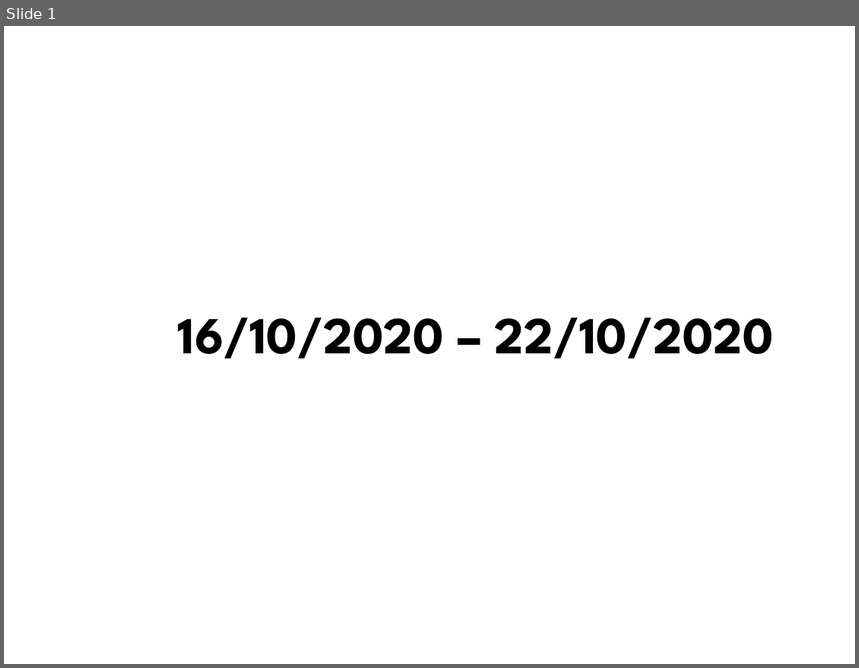
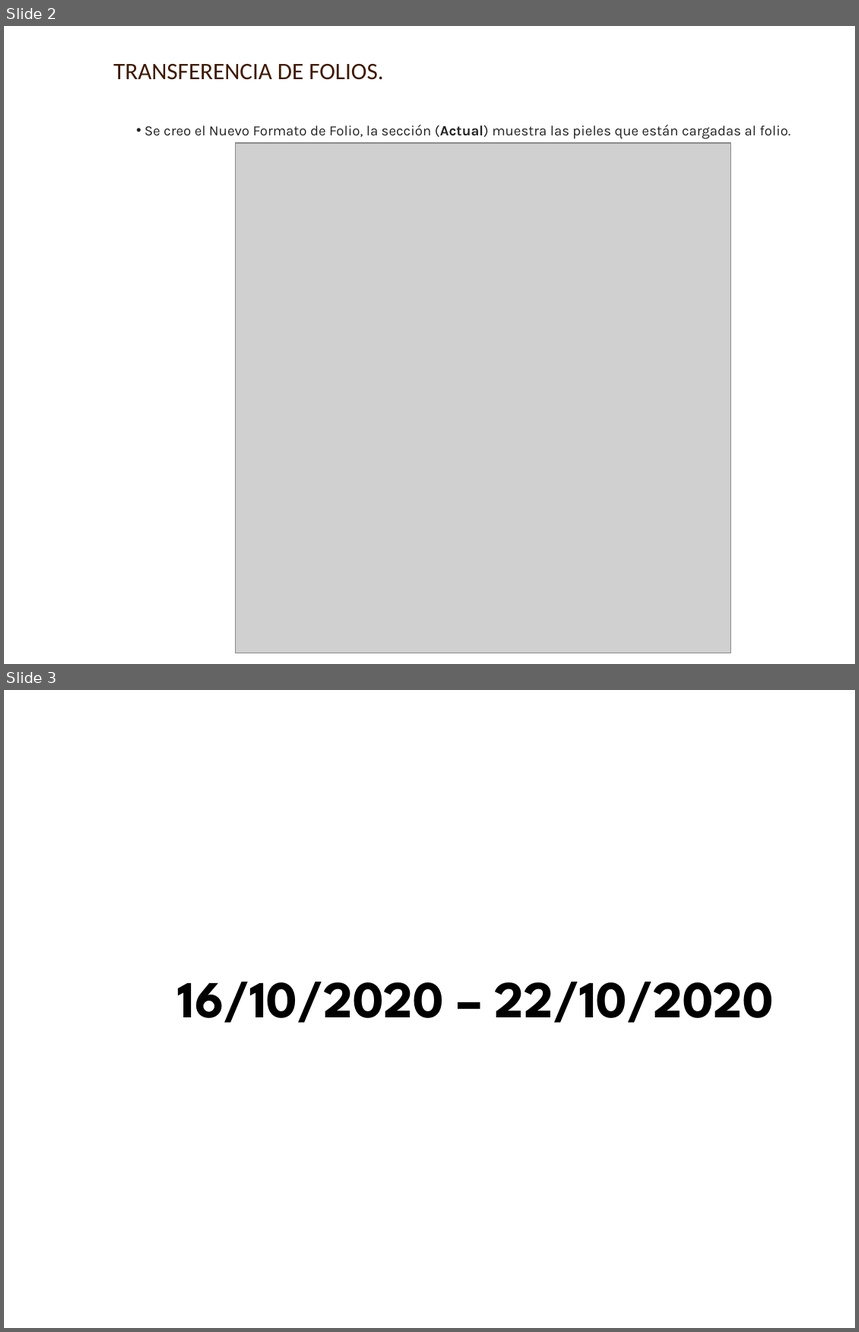
Before and after one commit to AXDELAROSA/CLASIFICACION_PIELES, a slide deck: Scripts_R100_Materiales/Folios_Transaccion/Docs/IT_DEV_FOLIOS_22102020.pptx. Shown one above the other, each under a label of ours: slide 1 before the commit, slides 2 and 3 after it. The pictures are 859x668 and 859x1332 pixels, drawn with LibreOffice and Linux fonts; fonts in the diff are those of the drawing; grey boxes stand for pictures; background and template pictures are left out. Boxes give left, top, right and bottom in pixels: in the first picture for what was removed or moved away, otherwise in the second. Text is boxed around its words. In the diff, an @@ line names an element or a change of style, - is before the commit and + after.

Commit message:
CAMBIOS POR IMPORTACION DE PIELES 15032021

```diff
--- a/Scripts_R100_Materiales/Folios_Transaccion/Docs/IT_DEV_FOLIOS_22102020.pptx
+++ b/Scripts_R100_Materiales/Folios_Transaccion/Docs/IT_DEV_FOLIOS_22102020.pptx
@@ slide 2 added at <box>4,26,855,664</box>, background picture (left out) @@
@@ text added at <box>113,63,383,80</box>, 20 pt, text #3F1900 @@
+TRANSFERENCIA DE FOLIOS.
@@ text added at <box>145,125,791,139</box>, 12 pt, text #222222 @@
+• Se creo el Nuevo Formato de Folio, la sección (Actual) muestra las pieles que están cargadas al folio.
@@ picture added at <box>236,144,732,655</box> @@
@@ what was slide 1 is now slide 3 @@
```
Also in this commit, not shown: 1 other slide added, 11 other files.
